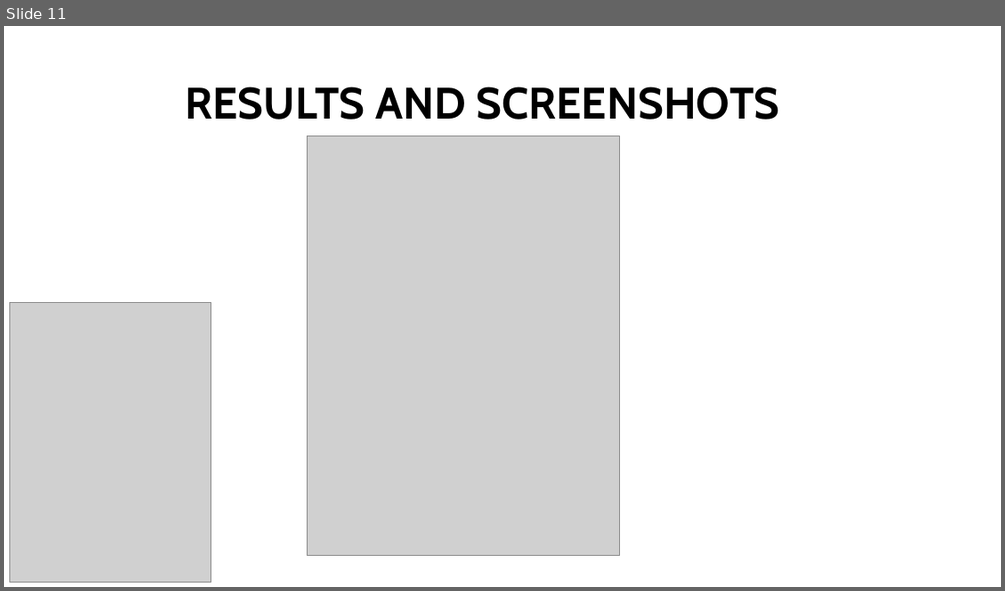
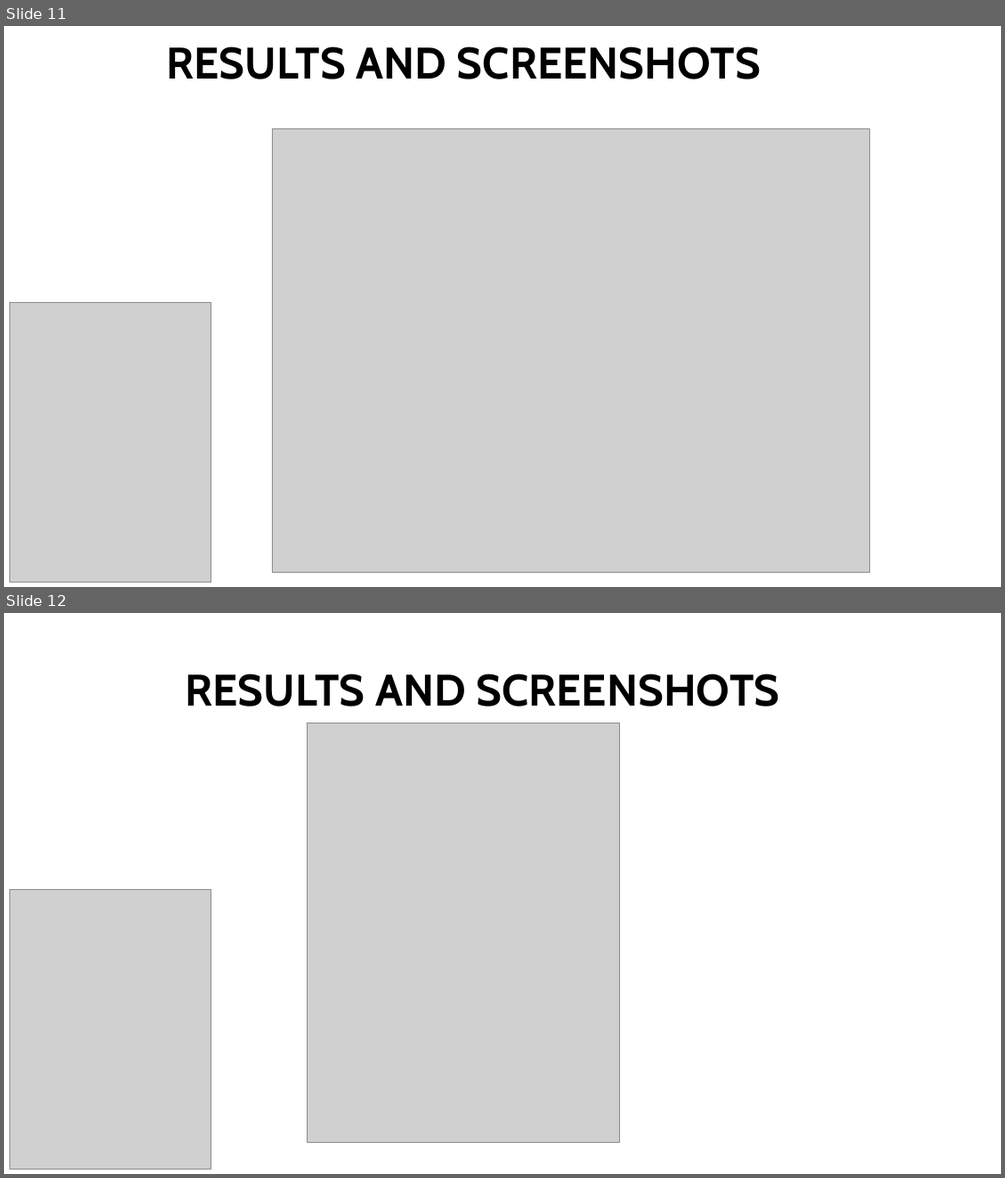
Before and after one commit to hemalathapalani127-prog/HE-MA-LA-TH-A, a slide deck: hemalatha.odp. Shown one above the other, each under a label of ours: slide 11 before the commit, slides 11 and 12 after it. The pictures are 1005x591 and 1005x1178 pixels, drawn with LibreOffice and Linux fonts; fonts in the diff are those of the drawing; grey boxes stand for pictures. Boxes give left, top, right and bottom in pixels: in the first picture for what was removed or moved away, otherwise in the second. Text is boxed around its words. In the diff, an @@ line names an element or a change of style, - is before the commit and + after.

```diff
--- a/hemalatha.odp
+++ b/hemalatha.odp
@@ slide 11 added at [4,26,1001,587], background #FFFFFF @@
@@ title added at [166,46,760,79], 42.5 pt, text #000000, bold @@
+RESULTS AND SCREENSHOTS
@@ picture added at [272,129,869,572] @@
@@ picture added at [9,303,211,582] @@
@@ what was slide 11 is now slide 12 @@
```
